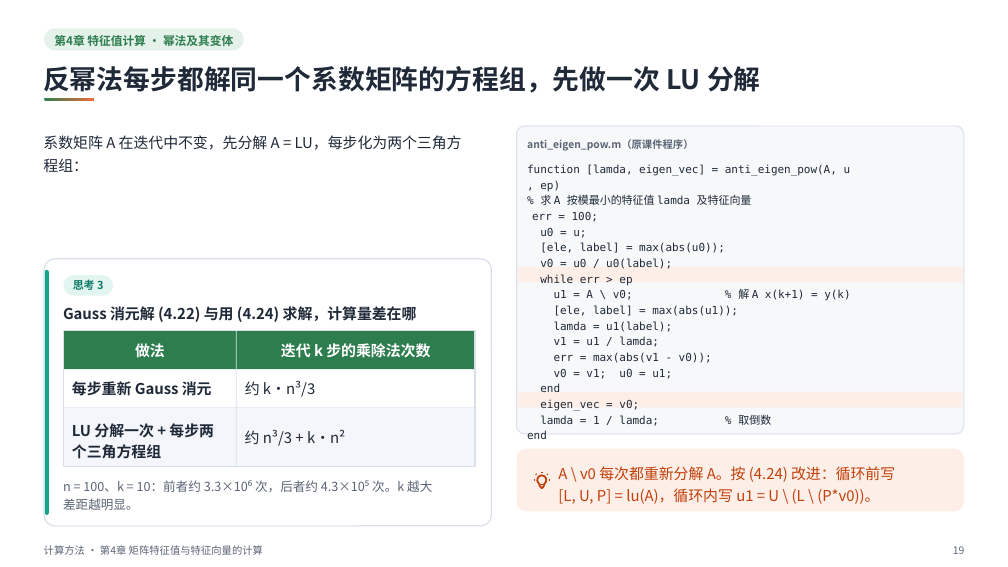
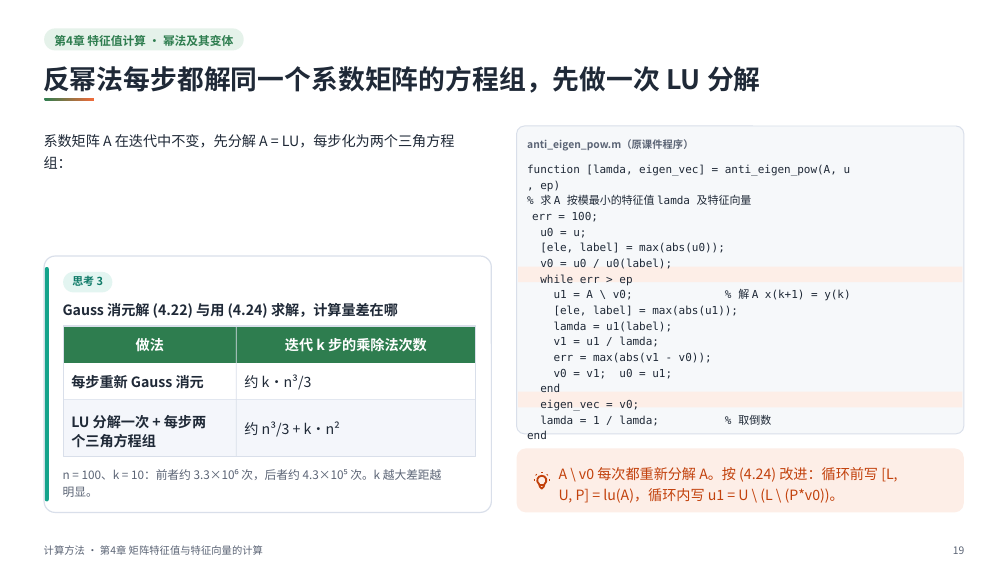
Before and after one commit to sweetcornna/JLU-remake, a slide deck: slide 19 of 大二下/计算方法（by陈广广）/重制版PPT/第4章 矩阵特征值与特征向量的计算（重制版）.pptx. Drawn at 1008x567 pixels with LibreOffice and Linux fonts; fonts in the diff are those of the drawing. Boxes give left, top, right and bottom in pixels: in the first picture for what was removed or moved away, otherwise in the second. Text is boxed around its words. In the diff, an @@ line names an element or a change of style, - is before the commit and + after.

```diff
--- a/大二下/计算方法（by陈广广）/重制版PPT/第4章 矩阵特征值与特征向量的计算（重制版）.pptx
+++ b/大二下/计算方法（by陈广广）/重制版PPT/第4章 矩阵特征值与特征向量的计算（重制版）.pptx
@@ text at (x1=44, y1=134, x2=455, y2=169): text changed; size 14.2 to 13.5 pt @@
-系数矩阵 A 在迭代中不变，先分解 A = LU，每步化为两个三角方
-程组：
+系数矩阵 A 在迭代中不变，先分解 A = LU，每步化为两个三角方程
+组：
@@ rounded rectangle at (x1=44, y1=256, x2=492, y2=513): proportions changed @@
@@ rounded rectangle resized from (x1=44, y1=259, x2=492, y2=526) to (x1=44, y1=256, x2=492, y2=513) @@
@@ rounded rectangle resized from (x1=45, y1=270, x2=48, y2=515) to (x1=45, y1=267, x2=48, y2=501) @@
@@ text "思考 3" moved from (x1=73, y1=279, x2=103, y2=290) to (x1=72, y1=276, x2=103, y2=286) @@
@@ rectangle moved from (x1=64, y1=331, x2=475, y2=370) to (x1=64, y1=326, x2=476, y2=363) @@
@@ rectangle resized from (x1=64, y1=331, x2=475, y2=467) to (x1=64, y1=326, x2=476, y2=456) @@
@@ rectangle resized from (x1=236, y1=331, x2=237, y2=467) to (x1=236, y1=326, x2=237, y2=456) @@
@@ rectangle moved from (x1=64, y1=408, x2=475, y2=408) to (x1=64, y1=399, x2=476, y2=400) @@
@@ rectangle moved from (x1=64, y1=408, x2=475, y2=467) to (x1=64, y1=400, x2=476, y2=457) @@
@@ text "LU 分解一次 + 每步两 个三角方程组" moved from (x1=72, y1=423, x2=214, y2=459) to (x1=71, y1=415, x2=206, y2=448) @@
@@ text "LU 分解一次 + 每步两 个三角方程组" at (x1=71, y1=415, x2=206, y2=448): size 14.2 to 13.5 pt; line spacing 19.9pt to 18.9pt @@
@@ size 14.2 to 13.5 pt in 6 elements at (x1=136, y1=338, x2=164, y2=351), (x1=285, y1=338, x2=427, y2=352), (x1=244, y1=374, x2=312, y2=390), (x1=71, y1=375, x2=204, y2=389), (x1=63, y1=303, x2=398, y2=318), (x1=244, y1=421, x2=340, y2=437) @@
@@ text "约 n³/3 + k·n²" moved from (x1=245, y1=429, x2=345, y2=446) to (x1=244, y1=421, x2=340, y2=437) @@
@@ rounded rectangle at (x1=516, y1=448, x2=964, y2=513): proportions changed @@
@@ text at (x1=63, y1=469, x2=442, y2=497): text changed; size 12 to 11.2 pt @@
-n = 100、k = 10：前者约 3.3×10⁶ 次，后者约 4.3×10⁵ 次。k 越大
-差距越明显。
+n = 100、k = 10：前者约 3.3×10⁶ 次，后者约 4.3×10⁵ 次。k 越大差距越
+明显。
@@ text "A \ v0 每次都重新分解 A。按 ..." at (x1=559, y1=467, x2=897, y2=503): size 14.2 to 13.5 pt; line spacing 20.7pt to 19.6pt @@
```
Also in this commit, not shown: 36 other slides changed, 21 other files.
